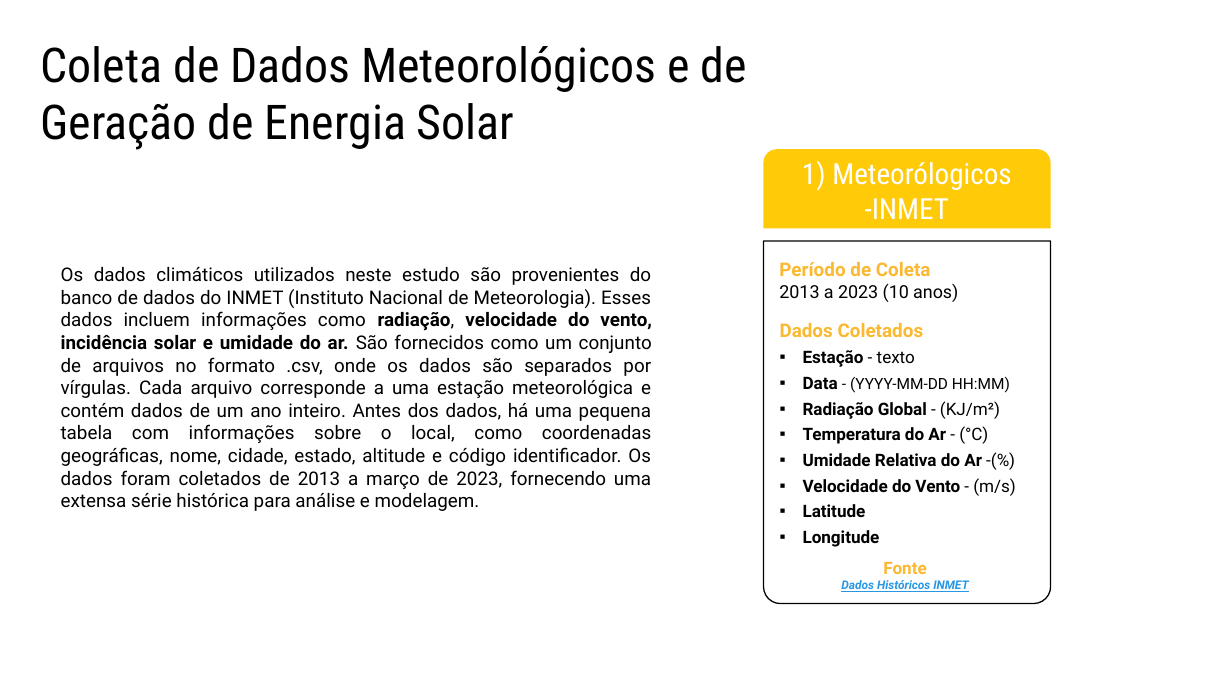
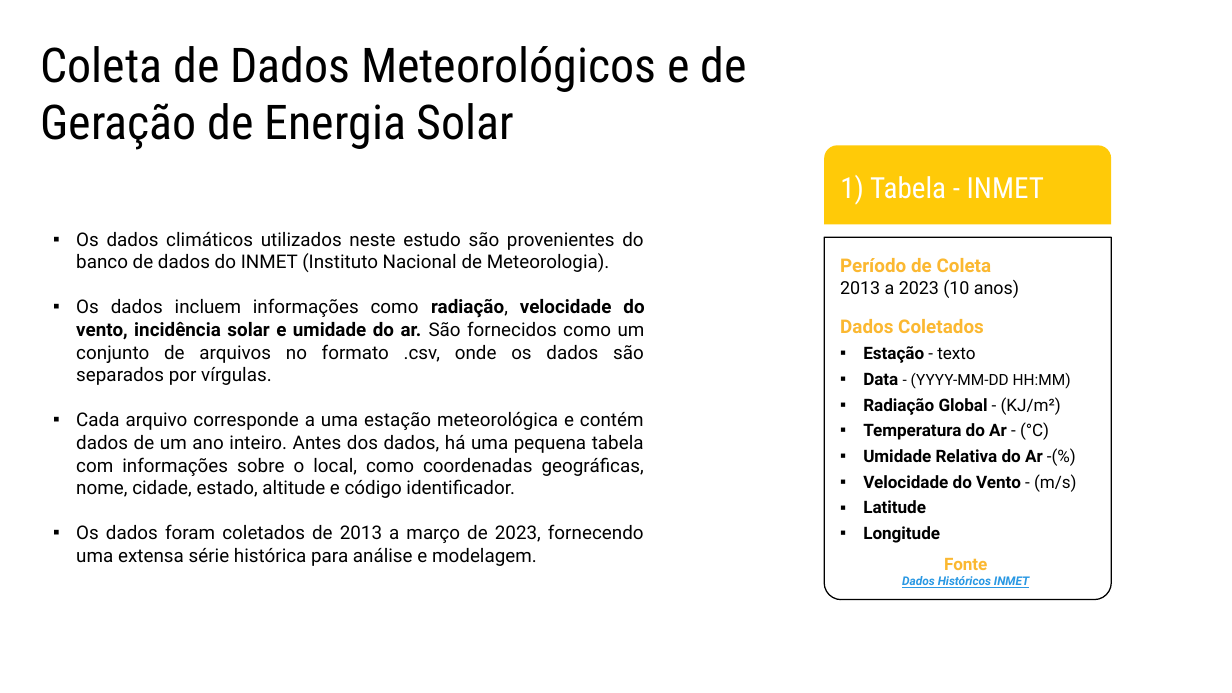
Before and after one commit to afazevedo/RadiantForecast, a slide deck: slide 5 of docs/presentation.pptx. Drawn at 1232x693 pixels with LibreOffice and Linux fonts; fonts in the diff are those of the drawing. Boxes give left, top, right and bottom in pixels: in the first picture for what was removed or moved away, otherwise in the second. Text is boxed around its words. In the diff, an @@ line names an element or a change of style, - is before the commit and + after.

```diff
--- a/docs/presentation.pptx
+++ b/docs/presentation.pptx
@@ 2 texts, 2 round same rects: place and size @@
-2 texts, 2 round same rects at [764, 149, 1051, 604]
+2 texts, 2 round same rects at [824, 145, 1111, 600]
@@ text in round same rect at [840, 175, 1044, 205]: text changed @@
-1) Meteorólogicos -INMET
+1) Tabela - INMET
@@ text at [76, 232, 645, 566]: text changed @@
-Os dados climáticos utilizados neste estudo são provenientes do banco de dados do INMET (Instituto Nacional de Meteorologia). Esses dados incluem informações como radiação, velocidade do vento, incidência solar e umidade do ar. São fornecidos como um conjunto de arquivos no formato .csv, onde os dados são separados por vírgulas. Cada arquivo corresponde a uma estação meteorológica e contém dados de um ano inteiro. Antes dos dados, há uma pequena tabela com informações sobre o local, como coordenadas geográficas, nome, cidade, estado, altitude e código identificador. Os dados foram coletados de 2013 a março de 2023, fornecendo uma extensa série histórica para análise e modelagem.
+▪ Os dados climáticos utilizados neste estudo são provenientes do banco de dados do INMET (Instituto Nacional de Meteorologia).
+▪ Os dados incluem informações como radiação, velocidade do vento, incidência solar e umidade do ar. São fornecidos como um conjunto de arquivos no formato .csv, onde os dados são separados por vírgulas.
+▪ Cada arquivo corresponde a uma estação meteorológica e contém dados de um ano inteiro. Antes dos dados, há uma pequena tabela com informações sobre o local, como coordenadas geográficas, nome, cidade, estado, altitude e código identificador.
+▪ Os dados foram coletados de 2013 a março de 2023, fornecendo uma extensa série histórica para análise e modelagem.
@@ text "Fonte": place and size @@
-text "Fonte" at [841, 562, 968, 592]
+text "Fonte" at [902, 558, 1029, 588]
```
Also in this commit, not shown: 18 other slides changed, 3 slides added, 3 slides removed, 4 other files.
